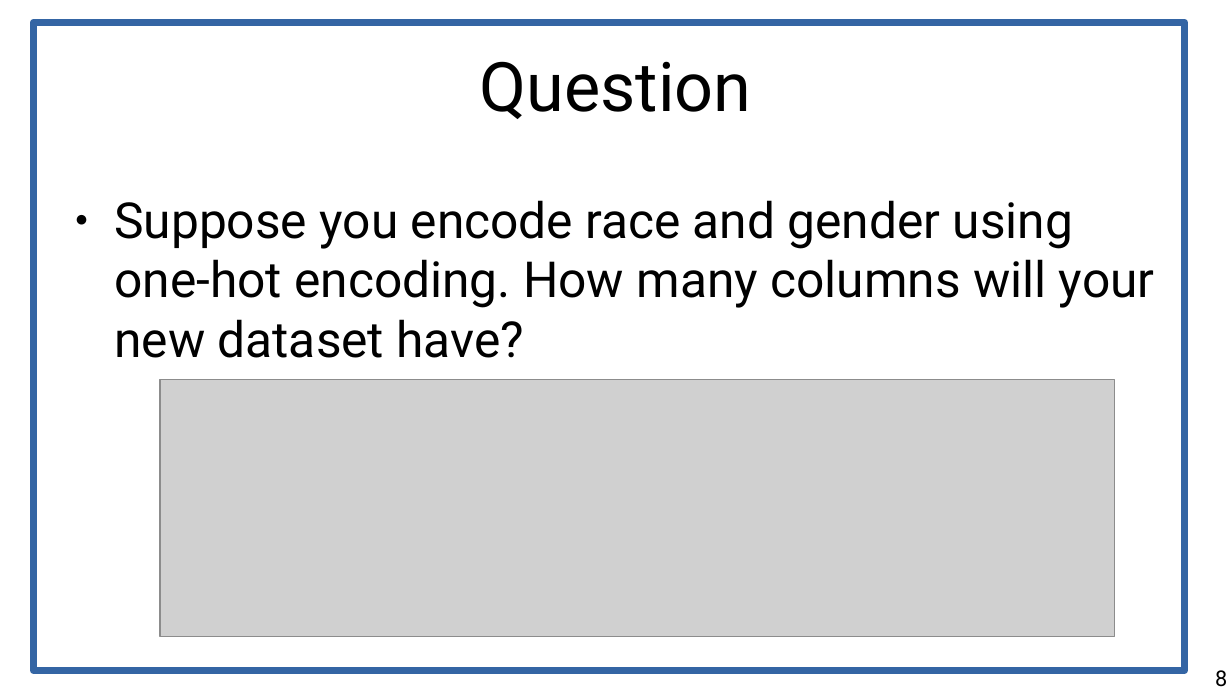
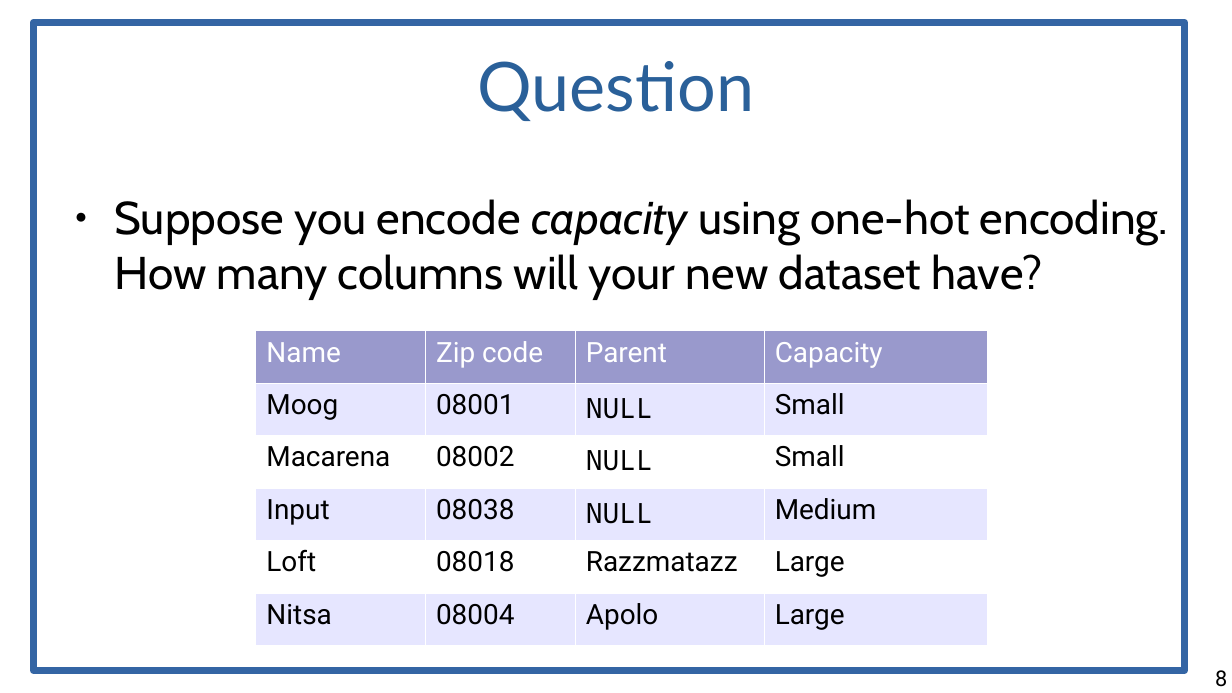
Before and after one commit to chatox/data-mining-course, a slide deck: slide 8 of theory/odp/tt02_data_methods_scenarios.odp. Drawn at 1232x693 pixels with LibreOffice and Linux fonts; fonts in the diff are those of the drawing; grey boxes stand for pictures. Boxes give left, top, right and bottom in pixels: in the first picture for what was removed or moved away, otherwise in the second. Text is boxed around its words. In the diff, an @@ line names an element or a change of style, - is before the commit and + after.

```diff
--- a/theory/odp/tt02_data_methods_scenarios.odp
+++ b/theory/odp/tt02_data_methods_scenarios.odp
@@ title "Question" at (477,61,754,121): font Roboto to Lato, text colour #000000 to #2A6099 @@
@@ text at (114,199,1168,300): text changed; size 32 to 29.6 pt; font Roboto to Cabin @@
-● Suppose you encode race and gender using one-hot encoding. How many columns will your new dataset have?
+● Suppose you encode capacity using one-hot encoding. How many columns will your new dataset have?
@@ table added at (256,331,988,646), 6 rows, 4 columns @@
+Name | Zip code | Parent | Capacity
+Moog | 08001 | NULL | Small
+Macarena | 08002 | NULL | Small
+Input | 08038 | NULL | Medium
+Loft | 08018 | Razzmatazz | Large
+Nitsa | 08004 | Apolo | Large
@@ picture removed at (160,380,1115,637) @@
```
Also in this commit, not shown: 40 other slides changed, 5 slides added, 3 slides removed, 5 other files.
